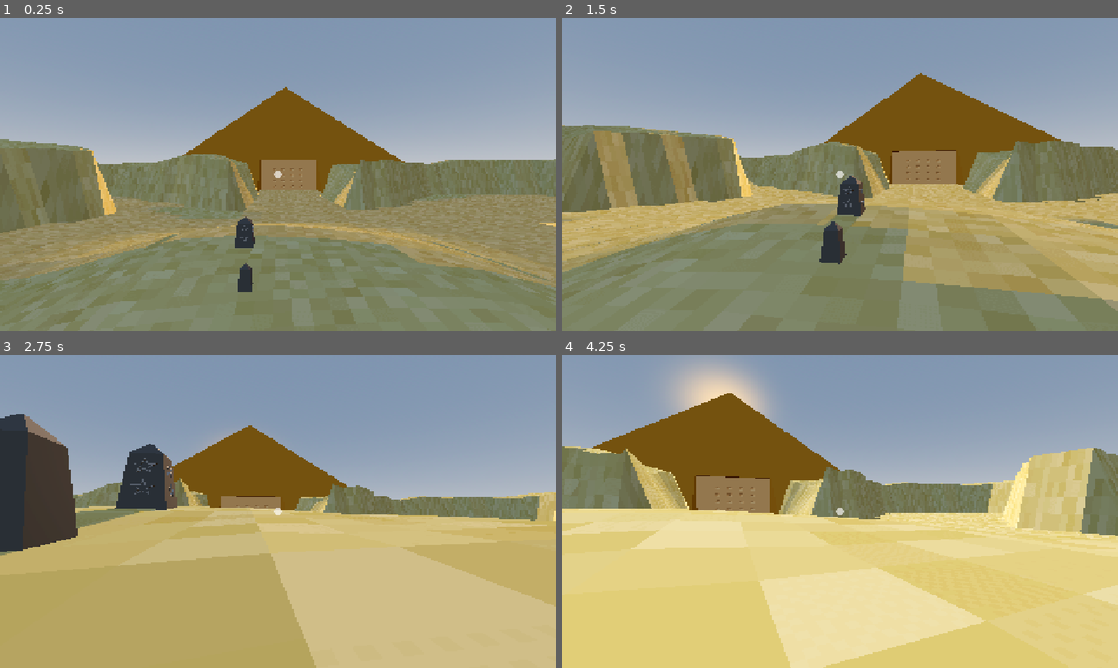
Above: before the commit, frames 1-4 (two rows, left to right).
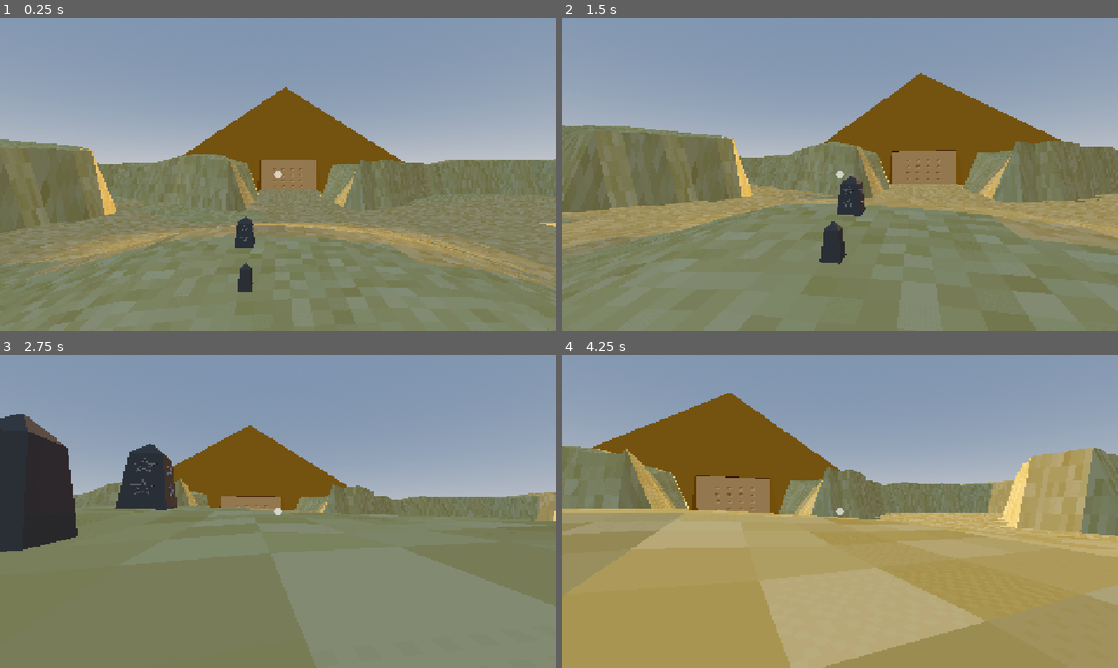
Above: after the commit, the same moments.

Repository: Octoan1/Respawn-Game-Jam-2025
Game: Godot game, scene res://scenes/main.tscn
Two runs of this game, one before a commit and one after it. Both use one fixed random seed, a clock stepped at 60 frames per second and the inputs below.
Inputs (mouse positions are in pixels of both pictures, inside the frame that each line leads up to):
- Up to frame 1 (0.25 s): no input
- Up to frame 2 (1.5 s): tap Enter at 0.5 s; move the mouse to (867, 174) at 0.52 s; hold W (move_forward) from 0.53 s (still down); tap R (glow_interact) at 0.6 s; tap Space (jump) at 0.77 s; move the mouse to (812, 174) at 1.27 s; click (812, 174) at 1.35 s
- Up to frame 3 (2.75 s): keep holding W (move_forward); tap Space (jump) at 1.52 s; move the mouse to (289, 505) at 2.02 s; hold / (secret_button) from 2.03 s (still down)
- Up to frame 4 (4.25 s): keep holding W (move_forward); move the mouse to (834, 517) at 2.77 s; release / (secret_button) at 2.78 s; tap R (glow_interact) at 2.85 s; tap Space (jump) at 3.02, 3.77 s; move the mouse to (878, 514) at 3.52 s; click (878, 514) at 3.6 s

The runs differ from the first frame. In frame 1, less than 0.1% of the frame differs, in the area x 26-96%, y 66-84%; in frame 2, 20%; in frame 3, 49%; in frame 4, 56%, in the area x 0-100%, y 1-100%.

Commit message:
Shadow Puzzle Update
I added the main part, but still need to add the key pad interactions

Diff:
--- /dev/null
+++ b/scenes/ShadowPuzzle.tscn
@@ -0,0 +1,86 @@
+[gd_scene load_steps=9 format=3 uid="uid://bki56nonf5knw"]
+
+[ext_resource type="PackedScene" uid="uid://udesrlmps4m4" path="res://scenes/environment/props/map.tscn" id="1_s6xvl"]
+[ext_resource type="PackedScene" uid="uid://ct5hdmo8gk37a" path="res://scenes/environment/props/LongRock.tscn" id="2_qh8n0"]
+[ext_resource type="PackedScene" uid="uid://b7qdscytrewy1" path="res://scenes/environment/props/FlatRock.tscn" id="3_oae73"]
+[ext_resource type="PackedScene" uid="uid://ds7ijrojuic5k" path="res://scenes/environment/props/Pillar.tscn" id="4_y6it1"]
+[ext_resource type="ArrayMesh" uid="uid://dwjbr265hfbio" path="res://assets/models/Pillar.obj" id="5_uh8t4"]
+
+[sub_resource type="TextMesh" id="TextMesh_uh8t4"]
+text = "4"
+
+[sub_resource type="TextMesh" id="TextMesh_j28p2"]
+text = "2"
+
+[sub_resource type="TextMesh" id="TextMesh_wj11y"]
+text = "7"
+
+[node name="ShadowPuzzle" type="Node3D"]
+
+[node name="Map" parent="." instance=ExtResource("1_s6xvl")]
+
+[node name="LongRock" parent="." instance=ExtResource("2_qh8n0")]
+transform = Transform3D(0.67033786, -9.593308, -0.8547665, 8.156234, 0.89053005, -0.85688084, 0.92011327, -0.9049112, 8.218445, 2.797113, -11.222023, 182.84834)
+
+[node name="FlatRock" parent="." instance=ExtResource("3_oae73")]
+transform = Transform3D(-1.7963562e-07, 1.3461457e-07, -5.1354413, 3.4859424, 3.7710707, -2.3086269e-08, 3.7710707, -3.4859424, -2.2328696e-07, -3.9807038, -0.21777391, 166.32112)
+
+[node name="Key Pad" parent="." instance=ExtResource("3_oae73")]
+transform = Transform3D(-4.2977724e-10, -6.97079e-09, 0.113034, -0.06599714, 0.0963198, 2.4704367e-09, -0.04945666, -0.12853336, -4.2789217e-09, -1.8781244, 12.890181, 180.622)
+
+[node name="Key" parent="Key Pad" instance=ExtResource("4_y6it1")]
+transform = Transform3D(-0.002550354, -0.0103509845, -0.29038608, -0.0015929168, 0.0144139975, -0.0058078095, 0.29150763, -1.1795118e-05, -0.0025722827, -1.9122925, 0.36895752, 0.85370356)
+
+[node name="Key2" parent="Key Pad" instance=ExtResource("4_y6it1")]
+transform = Transform3D(-0.002550354, -0.0103509845, -0.29038608, -0.0015929168, 0.0144139975, -0.0058077946, 0.29150763, -1.1795118e-05, -0.0025722827, -1.9122925, 0.36895752, -0.044940487)
+
+[node name="Key3" parent="Key Pad" instance=ExtResource("4_y6it1")]
+transform = Transform3D(-0.002550354, -0.0103509845, -0.29038608, -0.0015929168, 0.0144139975, -0.0058077946, 0.29150763, -1.1795118e-05, -0.0025722827, -1.9122925, 0.36895752, -0.9342646)
+
+[node name="Key4" parent="Key Pad" instance=ExtResource("4_y6it1")]
+transform = Transform3D(-0.002550354, -0.0103509845, -0.29038608, -0.0015929168, 0.0144139975, -0.0058077797, 0.29150763, -1.1795118e-05, -0.0025722827, -0.35021973, 0.33642578, 0.85370356)
+
+[node name="Key5" parent="Key Pad" instance=ExtResource("4_y6it1")]
+transform = Transform3D(-0.002550354, -0.0103509845, -0.29038608, -0.0015929168, 0.0144139975, -0.0058077797, 0.29150763, -1.1795118e-05, -0.0025722827, -0.35025024, 0.33641052, -0.045847774)
+
+[node name="Key6" parent="Key Pad" instance=ExtResource("4_y6it1")]
+transform = Transform3D(-0.002550354, -0.0103509845, -0.29038608, -0.0015929168, 0.0144139975, -0.0058077797, 0.29150763, -1.1795118e-05, -0.0025722827, -0.35025024, 0.33641052, -0.90861195)
+
+[node name="Key8" parent="Key Pad" instance=ExtResource("4_y6it1")]
+transform = Transform3D(-0.002550354, -0.0103509845, -0.29038608, -0.0015929168, 0.0144139975, -0.0058077797, 0.29150763, -1.1795118e-05, -0.0025722827, 1.4627686, 0.33587646, -0.0879429)
+
+[node name="Key9" parent="Key Pad" instance=ExtResource("4_y6it1")]
+transform = Transform3D(-0.002550354, -0.0103509845, -0.29038608, -0.0015929168, 0.0144139975, -0.0058077797, 0.29150763, -1.1795118e-05, -0.0025722827, 1.4627686, 0.33589172, 0.8451276)
+
+[node name="Key10" parent="Key Pad" instance=ExtResource("4_y6it1")]
+transform = Transform3D(-0.002550354, -0.0103509845, -0.29038608, -0.0015929168, 0.0144139975, -0.0058077797, 0.29150763, -1.1795118e-05, -0.0025722827, 1.4627686, 0.33589172, -0.9724328)
+
+[node name="Pillar" parent="." instance=ExtResource("4_y6it1")]
+transform = Transform3D(0.21477717, 0, 0, 0, 0.21477717, 0, 0, 0, 0.21477717, -1.875054, 11.417967, 180.6122)
+
+[node name="Pillar_Shadow_1" type="MeshInstance3D" parent="."]
+transform = Transform3D(1.7691395, 0, 0, 0, 1.2441466, 0, 0, 0, 1.7691395, -15.687166, -9.427385, 141.92839)
+mesh = ExtResource("5_uh8t4")
+
+[node name="4" type="MeshInstance3D" parent="Pillar_Shadow_1"]
+transform = Transform3D(17.656132, 0, 0, 0, 24.65153, 0, 0, 0, 0.9999997, -0.17642307, 3.768642, 1.5237198)
+cast_shadow = 3
+mesh = SubResource("TextMesh_uh8t4")
+
+[node name="Pillar_Shadow_2" type="MeshInstance3D" parent="."]
+transform = Transform3D(1.7691395, 0, 0, 0, 1.2441466, 0, 0, 0, 1.7691395, -3.6841574, -9.7140045, 141.92839)
+mesh = ExtResource("5_uh8t4")
+
+[node name="2" type="MeshInstance3D" parent="Pillar_Shadow_2"]
+transform = Transform3D(19.582535, 0, 0, 0, 25.765587, 0, 0, 0, 0.9999997, 0, 3.4841633, 1.4334259)
+cast_shadow = 3
+mesh = SubResource("TextMesh_j28p2")
+
+[node name="Pillar_Shadow_3" type="MeshInstance3D" parent="."]
+transform = Transform3D(1.7691395, 0, 0, 0, 1.2441466, 0, 0, 0, 1.7691395, 6.631691, -9.801849, 141.92839)
+mesh = ExtResource("5_uh8t4")
+
+[node name="7" type="MeshInstance3D" parent="Pillar_Shadow_3"]
+transform = Transform3D(18.14883, 0, 0, 0, 25.496614, 0, 0, 0, 0.9999997, 0.10099912, 3.075623, 1.6752853)
+cast_shadow = 3
+mesh = SubResource("TextMesh_wj11y")
--- a/scenes/main.tscn
+++ b/scenes/main.tscn
@@ -12,6 +12,7 @@
 [ext_resource type="PackedScene" uid="uid://b7cfmo3tbto5t" path="res://scenes/pyramid.tscn" id="7_tipki"]
 [ext_resource type="Script" path="res://scenes/environment/props/obelisk.gd" id="11_trceg"]
 [ext_resource type="Texture2D" uid="uid://dsqdrajec6dag" path="res://assets/interaction_crosshair.png" id="11_ya4ey"]
+[ext_resource type="PackedScene" uid="uid://bki56nonf5knw" path="res://scenes/ShadowPuzzle.tscn" id="13_trceg"]
 
 [sub_resource type="GDScript" id="GDScript_tbgi4"]
 resource_name = "GlobalInputs"
@@ -279,3 +280,6 @@
 scale = Vector2(0.5, 0.5)
 texture = ExtResource("11_ya4ey")
 stretch_mode = 1
+
+[node name="ShadowPuzzle" parent="." instance=ExtResource("13_trceg")]
+transform = Transform3D(2, 0, 0, 0, 2, 0, 0, 0, 2, 0, 0, 0)
--- a/scripts/GlobalTime.gd
+++ b/scripts/GlobalTime.gd
@@ -2,7 +2,7 @@
 
 # 0.0 -> 24.0 (hours)
 var time_of_day : float = 0.0  # Start at 6 AM
-var day_length : float = 1 * 60.0  # Seconds for a full day
+var day_length : float = 3 * 60.0  # Seconds for a full day
 var day_counter : int = 0
 var stopped : bool = false
 
Not shown: 1 places in scenes/main.tscn that only renumber resources
